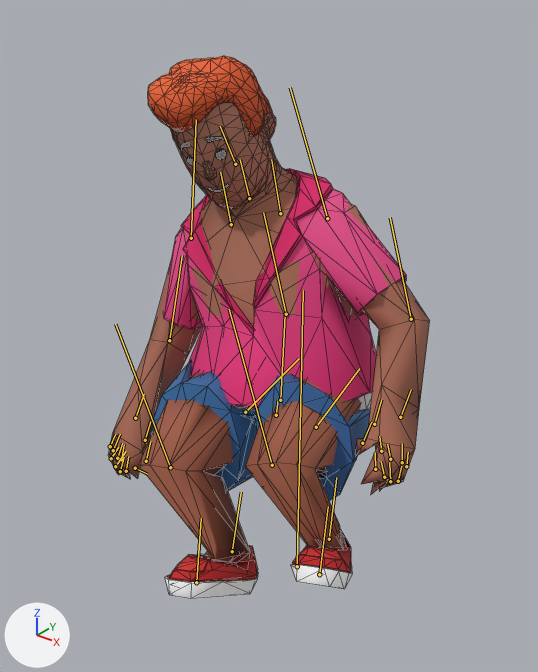
Before and after pictures for a commit that changed the glTF model public/models/supplied/leisure.glb.
The view is the same before and after, from a 50 mm lens placed at (0.949, -1.315, 1.511), pointed at (-0.005, -0.122, 0.771). Every picture has the same lights, and +X, +Y and +Z are marked at lower left. The older version comes first. Both versions are drawn at frame 0 of the action 'Sit'; the numbers are the values there. The bones that change, and the others that lie on the model, are drawn over the model as lines. Mesh edges are drawn as thin lines.

The first picture shows 'CivilianBody'.
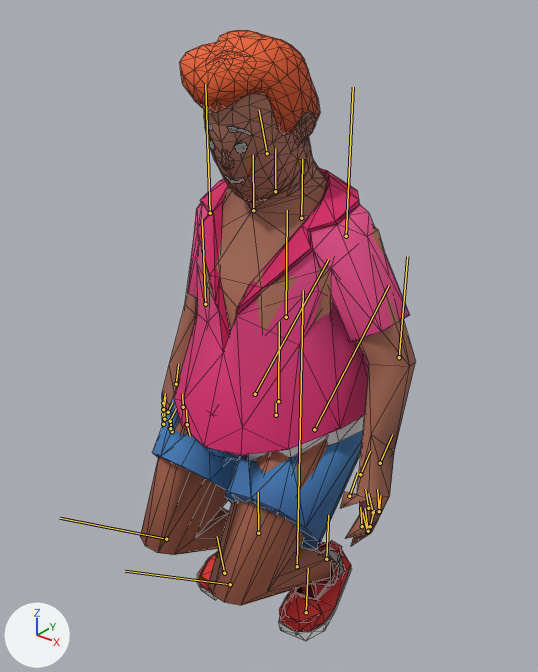
What the commit changed:
Bone 'Hips' (bone_hips) turns from (-40, 18, 8) to (0, 0, 0) degrees about its own x, y and z.
Bone 'LeftUpLeg' (bone_leftupleg) turns from (-54, 0, 0) to (-49, 0, 0) degrees about its own x, y and z.
Bone 'LeftLeg' (bone_leftleg) turns from (109, 0, 0) to (97, 0, 0) degrees about its own x, y and z.
Bone 'LeftFoot' (bone_leftfoot) turns from (-54, 0, 0) to (-49, 0, 0) degrees about its own x, y and z.
Bone 'Spine' (bone_spine) turns from (23, 6, -1) to (0, 0, 0) degrees about its own x, y and z.
Bone 'Spine1' (bone_spine1) turns from (16, -10, 9) to (0, 0, 0) degrees about its own x, y and z.
Bone 'LeftShoulder' (bone_leftshoulder) turns from (3, -4, -4) to (0, 0, 0) degrees about its own x, y and z.
Bone 'LeftArm' (bone_leftarm) turns from (-4, -20, 12) to (0, 0, 0) degrees about its own x, y and z.
Bone 'LeftForeArm' (bone_leftforearm) turns from (-9, -4, 5) to (0, 0, 0) degrees about its own x, y and z.
Bone 'RightShoulder' (bone_rightshoulder) turns from (-2, -9, -1) to (0, 0, 0) degrees about its own x, y and z.
Bone 'RightArm' (bone_rightarm) turns from (-17, 11, -8) to (0, 0, 0) degrees about its own x, y and z.
Bone 'RightForeArm' (bone_rightforearm) turns from (-7, 7, -4) to (0, 0, 0) degrees about its own x, y and z.
Bone 'RightUpLeg' (bone_rightupleg) turns from (-54, 0, 0) to (-49, 0, 0) degrees about its own x, y and z.
Bone 'RightLeg' (bone_rightleg) turns from (109, 0, 0) to (97, 0, 0) degrees about its own x, y and z.
Bone 'RightFoot' (bone_rightfoot) turns from (-54, 0, 0) to (-49, 0, 0) degrees about its own x, y and z.

Location of each change, (x1, y1, x2, y2) in pixels of the pictures (538 x 672 px):
'CivilianBody', posed (15% narrower, 13% taller)
    before: (108, 56, 430, 598)
    after: (140, 30, 415, 642)
bone 'Hips', root to tip
    before: (276, 415) to (278, 399)
    after: (276, 415) to (276, 401)
bone 'LeftUpLeg', root to tip
    before: (316, 427) to (359, 368)
    after: (314, 429) to (389, 285)
bone 'LeftLeg', root to tip
    before: (272, 465) to (229, 309)
    after: (230, 584) to (125, 571)
bone 'LeftFoot', root to tip
    before: (329, 539) to (336, 477)
    after: (326, 559) to (328, 515)
bone 'Spine', root to tip
    before: (280, 400) to (285, 314)
    after: (278, 401) to (279, 321)
bone 'Spine1', root to tip
    before: (286, 314) to (263, 212)
    after: (286, 317) to (287, 210)
bone 'LeftShoulder', root to tip
    before: (280, 213) to (271, 159)
    after: (301, 218) to (302, 159)
bone 'LeftArm', root to tip
    before: (327, 218) to (290, 87)
    after: (346, 236) to (353, 87)
bone 'LeftForeArm', root to tip
    before: (411, 319) to (390, 217)
    after: (399, 357) to (407, 256)
bone 'RightShoulder', root to tip
    before: (231, 224) to (220, 172)
    after: (253, 210) to (253, 154)
bone 'RightArm', root to tip
    before: (191, 238) to (196, 119)
    after: (210, 213) to (205, 84)
bone 'RightForeArm', root to tip
    before: (169, 340) to (182, 255)
    after: (205, 304) to (202, 219)
bone 'RightUpLeg', root to tip
    before: (245, 412) to (299, 358)
    after: (255, 394) to (328, 259)
bone 'RightLeg', root to tip
    before: (170, 467) to (115, 324)
    after: (166, 539) to (60, 518)
bone 'RightFoot', root to tip
    before: (232, 551) to (241, 492)
    after: (258, 533) to (258, 492)
